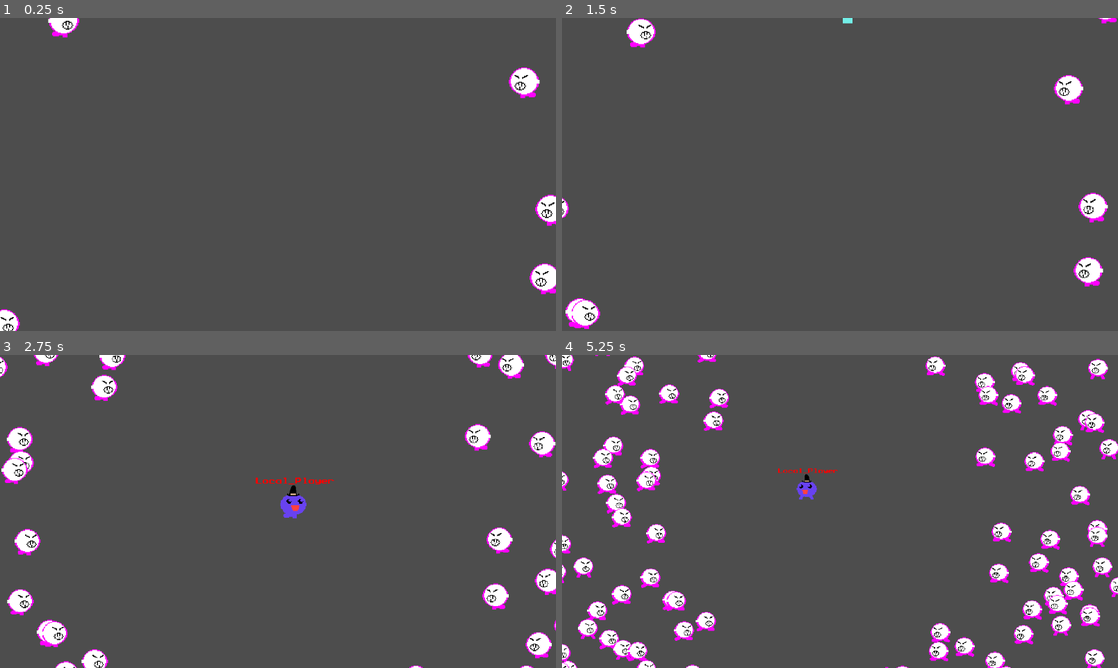
Above: before the commit, frames 1-4 (two rows, left to right).
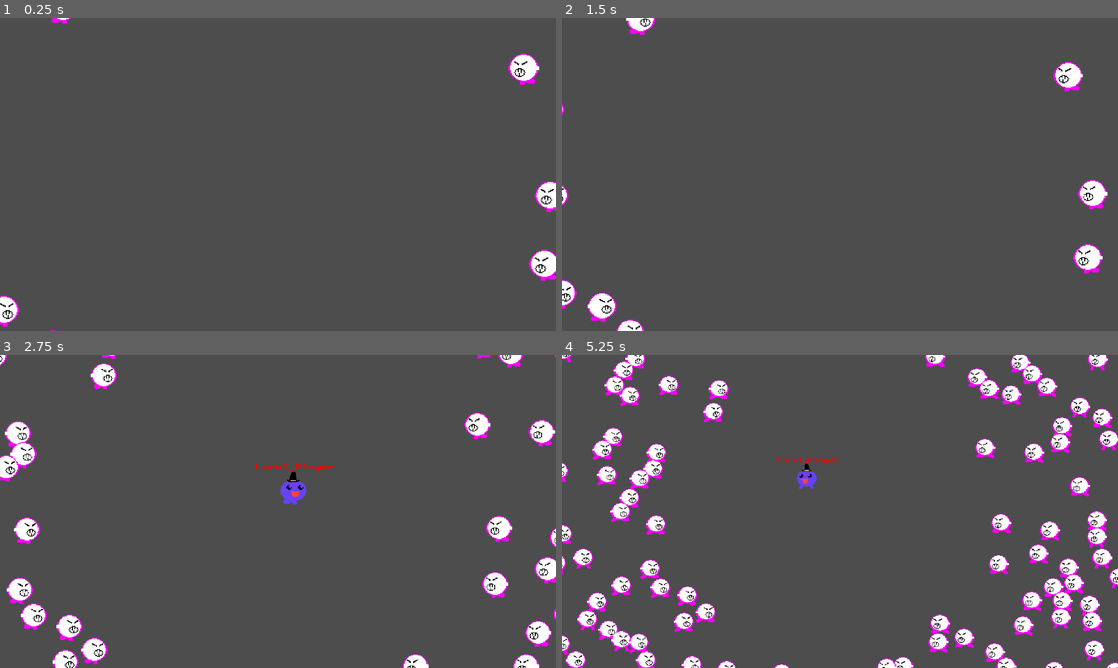
Above: after the commit, the same moments.

Repository: mcerdeira/d3mon
Game: Godot game, scene res://server.tscn
Same seed, same stepped clock (60 frames per second), same inputs: the game is played once before the commit and once after it.
Inputs (mouse positions are in pixels of both pictures, inside the frame that each line leads up to):
- Up to frame 1 (0.25 s): no input
- Up to frame 2 (1.5 s): tap Enter at 0.5 s; move the mouse to (962, 158) at 0.52 s; hold D (right) 0.53-1.28 s; tap Space (zoom) at 0.6 s; move the mouse to (728, 190) at 1.27 s; hold S (down) from 1.28 s (still down); tap Z (shoot) at 1.35 s
- Up to frame 3 (2.75 s): tap Space (zoom) at 1.55, 2.1 s; move the mouse to (333, 442) at 2.02 s; release S (down) at 2.03 s; hold D (right) from 2.03 s (still down)
- Up to frame 4 (5.25 s): move the mouse to (812, 574) at 2.77 s; release D (right) at 2.78 s; hold W (up) 2.78-3.53 s; tap Space (zoom) at 2.85, 3.8, 4.35, 5.1 s; move the mouse to (1006, 558) at 3.52 s; hold Z (shoot) 3.53-4.28 s; hold A (left) 3.53-5.03 s; move the mouse to (673, 464) at 4.27 s; move the mouse to (867, 511) at 5.02 s; hold S (down) from 5.03 s (still down)

The runs differ from the first frame. In frame 1, 2.0% of the frame differs, in the area x 0-100%, y 0-100%; in frame 2, 3.0%; in frame 3, 7.4%; in frame 4, 16%.

Commit message:
Limitar numero de enemigos

Diff:
--- a/src/Enemy.gd
+++ b/src/Enemy.gd
@@ -1,13 +1,18 @@
 extends CharacterBody2D
 var speed = 10
+var player_where = null
 var where = get_viewport_rect().size / 2
 
 func _ready():
+	add_to_group("enemies")
 	where = get_viewport_rect().size / 2
 	$sprite.play("default")
 	$face.play("default")
 
 func _process(delta):
+	if player_where != null and is_instance_valid(player_where):
+		where = player_where.position
+
 	var direction = global_position.direction_to(where)
 	velocity = direction * speed
 	move_and_slide()
@@ -17,3 +22,10 @@
 	else:
 		$sprite.scale.x = -1
 		$face.scale.x = -1
+
+
+func _on_area_attract_body_entered(body):
+	if body.is_in_group("players"):
+		player_where = body
+		where = player_where.position
+		speed = 50
--- a/src/Enemy.tscn
+++ b/src/Enemy.tscn
@@ -42,13 +42,35 @@
 "speed": 5.0
 }]
 
+[sub_resource type="CircleShape2D" id="CircleShape2D_5t7lb"]
+radius = 267.748
+
+[sub_resource type="CircleShape2D" id="CircleShape2D_cqqjo"]
+radius = 26.2488
+
 [node name="Enemy" type="CharacterBody2D"]
+collision_layer = 2
+collision_mask = 2
 script = ExtResource("1_4w2vh")
 
 [node name="sprite" type="AnimatedSprite2D" parent="."]
+position = Vector2(-1, -28)
 sprite_frames = SubResource("SpriteFrames_ofeu1")
 frame_progress = 0.0597664
 
 [node name="face" type="AnimatedSprite2D" parent="."]
+position = Vector2(-1, -28)
 sprite_frames = SubResource("SpriteFrames_pr4nl")
 frame_progress = 0.513128
+
+[node name="AreaAttract" type="Area2D" parent="."]
+
+[node name="collider" type="CollisionShape2D" parent="AreaAttract"]
+position = Vector2(0, -28)
+shape = SubResource("CircleShape2D_5t7lb")
+
+[node name="collider" type="CollisionShape2D" parent="."]
+position = Vector2(-1, -30)
+shape = SubResource("CircleShape2D_cqqjo")
+
+[connection signal="body_entered" from="AreaAttract" to="." method="_on_area_attract_body_entered"]
--- a/src/game.gd
+++ b/src/game.gd
@@ -42,25 +42,27 @@
 			send_command(0, "1:end")
 
 func spawn_enemy():
-	var count = enemy_count
-	var center = get_viewport_rect().size / 2
+	var enemy_instances = get_tree().get_nodes_in_group("enemies").size();
+	if enemy_instances <= 1000:
+		var count = enemy_count
+		var center = get_viewport_rect().size / 2
 
-	var step = 2 * PI / count
+		var step = 2 * PI / count
 
-	for i in range(count):
-		var spawn_pos = center + radius.rotated(step * i)
+		for i in range(count):
+			var spawn_pos = center + radius.rotated(step * i)
 
-		spawn_pos.x += Global.pick_random(range(1, 100)) * Global.pick_random([1, -1])
-		spawn_pos.y += Global.pick_random(range(1, 100)) * Global.pick_random([1, -1])
+			spawn_pos.x += Global.pick_random(range(1, 100)) * Global.pick_random([1, -1])
+			spawn_pos.y += Global.pick_random(range(1, 100)) * Global.pick_random([1, -1])
 
-		var node = enemu_obj.instantiate()
-		node.position = spawn_pos
-		add_child(node)
+			var node = enemu_obj.instantiate()
+			node.position = spawn_pos
+			add_child(node)
 
-	if spawn_swap == 0:
-		spawn_swap = 1
-	else:
-		spawn_swap = 0
+		if spawn_swap == 0:
+			spawn_swap = 1
+		else:
+			spawn_swap = 0
 
 func send_command(peer_id, message):
 	var msg = message.rsplit(":")
--- a/src/player.tscn
+++ b/src/player.tscn
@@ -206,40 +206,46 @@
 "speed": 5.0
 }]
 
+[sub_resource type="CircleShape2D" id="CircleShape2D_lv1rx"]
+radius = 19.0
+
 [node name="player" type="CharacterBody2D"]
 script = ExtResource("1_t1qp0")
 
 [node name="sprite" type="AnimatedSprite2D" parent="."]
 visible = false
 material = SubResource("ShaderMaterial_8yfef")
+position = Vector2(0, -34)
 sprite_frames = SubResource("SpriteFrames_umsmd")
 frame_progress = 0.384095
 
 [node name="face" type="AnimatedSprite2D" parent="."]
 visible = false
-position = Vector2(2, 4)
+position = Vector2(2, -30)
 sprite_frames = SubResource("SpriteFrames_xpuei")
 frame = 4
 
 [node name="cloth" type="AnimatedSprite2D" parent="."]
 visible = false
+position = Vector2(0, -34)
 sprite_frames = SubResource("SpriteFrames_3s7dq")
 
 [node name="hat" type="AnimatedSprite2D" parent="."]
 visible = false
 material = SubResource("ShaderMaterial_xk1m8")
+position = Vector2(0, -34)
 sprite_frames = SubResource("SpriteFrames_ukw7o")
 frame = 3
 
 [node name="shoot_pos" type="Marker2D" parent="."]
-position = Vector2(6, 14)
+position = Vector2(6, -20)
 
 [node name="lbl_name" type="Label" parent="."]
 visible = false
 offset_left = -91.0
-offset_top = -59.0
+offset_top = -93.0
 offset_right = 91.0
-offset_bottom = -40.0
+offset_bottom = -74.0
 pivot_offset = Vector2(91, 7)
 theme_override_colors/font_color = Color(100, 0, 0, 1)
 theme_override_fonts/font = ExtResource("16_jvu40")
@@ -247,11 +253,15 @@
 horizontal_alignment = 1
 
 [node name="spawner" type="AnimatedSprite2D" parent="."]
-position = Vector2(-3, -412.5)
+position = Vector2(-3, -446.5)
 scale = Vector2(2.09375, 3.4037)
 sprite_frames = SubResource("SpriteFrames_i8qpe")
 frame_progress = 0.0583182
 speed_scale = 5.0
 
+[node name="collider" type="CollisionShape2D" parent="."]
+position = Vector2(2, -28)
+shape = SubResource("CircleShape2D_lv1rx")
+
 [connection signal="animation_looped" from="spawner" to="." method="_on_spawner_animation_looped"]
 [connection signal="frame_changed" from="spawner" to="." method="_on_spawner_frame_changed"]
Not shown: 1 places in src/Enemy.tscn that only renumber resources
Not shown: 1 places in src/player.tscn that only renumber resources
